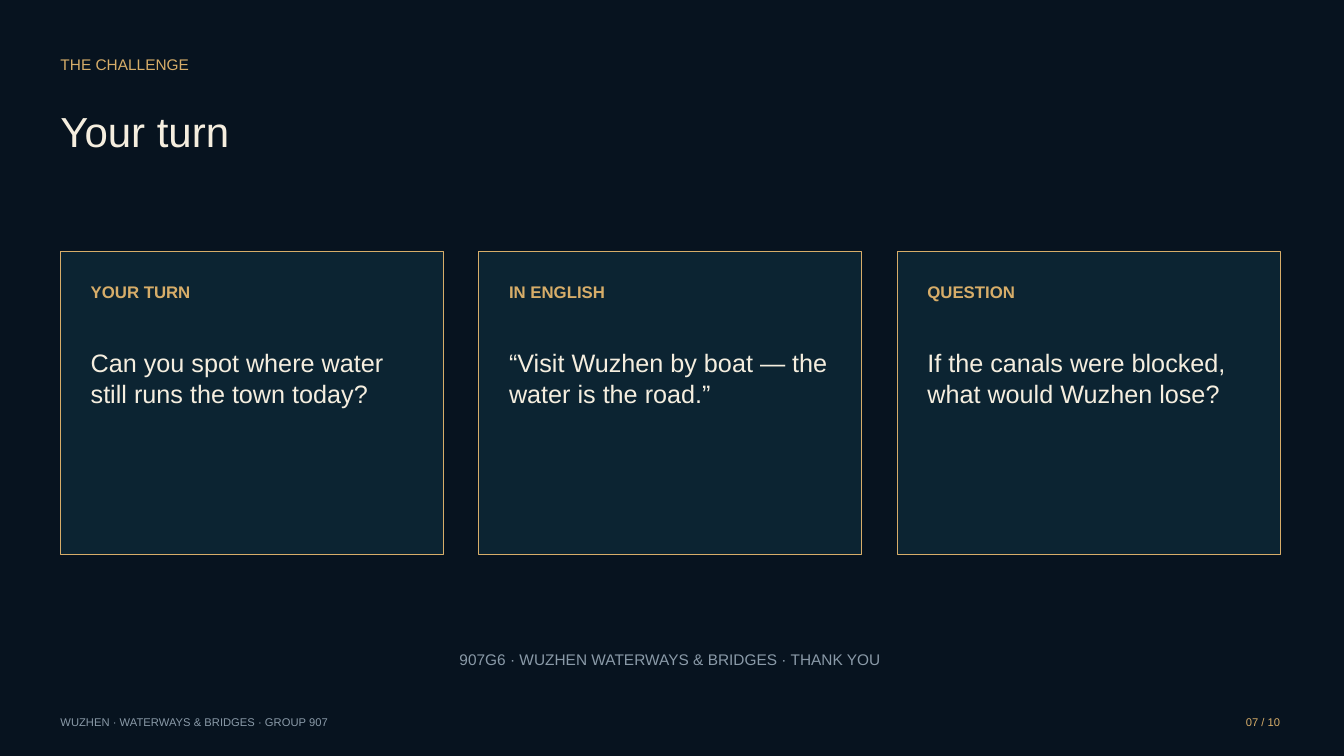
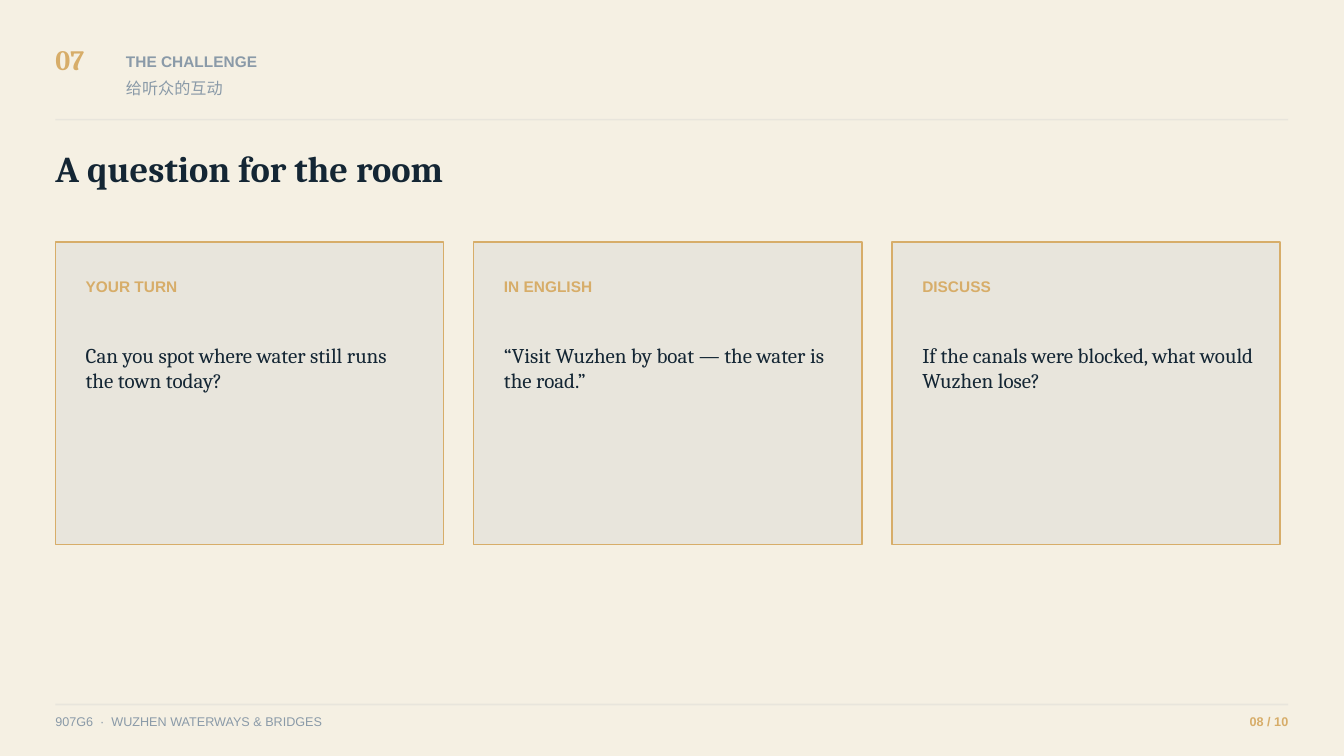
Before and after one commit to zhuaisha/wuzhen-waterways, a slide deck: slide 8 of public/assets/wuzhen_waterways_presentation.pptx (slide 7 before the commit). Drawn at 1344x756 pixels with LibreOffice and Linux fonts; fonts in the diff are those of the drawing. Boxes give left, top, right and bottom in pixels: in the first picture for what was removed or moved away, otherwise in the second. Text is boxed around its words. In the diff, an @@ line names an element or a change of style, - is before the commit and + after.

```diff
--- a/public/assets/wuzhen_waterways_presentation.pptx
+++ b/public/assets/wuzhen_waterways_presentation.pptx
@@ background #07131F to #F5F0E3 @@
@@ text added at <box>55,51,84,70</box>, 20 pt, text #D7AD69, bold @@
+07
@@ text "THE CHALLENGE": place and size @@
-text "THE CHALLENGE" at <box>60,59,189,70</box>
+text "THE CHALLENGE" at <box>126,56,257,67</box>
@@ text "THE CHALLENGE" at <box>126,56,257,67</box>: text colour #D7AD69 to #8A9AA8, bold on; more space between paragraphs @@
@@ text added at <box>126,80,223,95</box>, 11.5 pt, text #8A9AA8 @@
+给听众的互动
@@ rectangle added at <box>55,119,1289,121</box>, fill #E8E5DC @@
@@ text removed at <box>60,118,229,148</box> @@
-Your turn
@@ text added at <box>55,156,443,190</box>, 26 pt, text #142634, bold @@
+A question for the room
@@ rectangle: place and size @@
-rectangle at <box>60,252,444,555</box>
+rectangle at <box>55,242,444,544</box>
@@ rectangle: place and size @@
-rectangle at <box>479,252,862,555</box>
+rectangle at <box>474,242,862,544</box>
@@ fill #0C2432 to #E8E5DC; outline #D7AD69 0.75 pt to #D7AD69 1 pt in 3 elements at <box>55,242,444,544</box>, <box>474,242,862,544</box>, <box>892,242,1280,544</box> @@
@@ rectangle: place and size @@
-rectangle at <box>897,252,1280,555</box>
+rectangle at <box>892,242,1280,544</box>
@@ text "YOUR TURN" at <box>86,281,177,292</box>: size 12 to 11 pt; more space between paragraphs @@
@@ text "IN ENGLISH" at <box>504,281,593,292</box>: size 12 to 11 pt; more space between paragraphs @@
@@ text at <box>922,281,991,292</box>: text changed; size 12 to 11 pt @@
-QUESTION
+DISCUSS
@@ size 18 to 15 pt, font Arial to Cambria, text colour #F5EEDF to #142634; less space between paragraphs in 3 elements at <box>86,348,387,393</box>, <box>504,348,824,388</box>, <box>922,348,1253,388</box> @@
@@ text removed at <box>459,654,880,665</box> @@
-907G6 · WUZHEN WATERWAYS & BRIDGES · THANK YOU
@@ text at <box>55,717,322,726</box>: text changed; size 8 to 9 pt @@
-WUZHEN · WATERWAYS & BRIDGES · GROUP 907
+907G6 · WUZHEN WATERWAYS & BRIDGES
@@ rectangle added at <box>55,704,1289,706</box>, fill #E8E5DC @@
@@ text at <box>1250,717,1288,726</box>: text changed; size 8 to 9 pt; bold on @@
-07 / 10
+08 / 10
```
Also in this commit, not shown: 6 other slides changed, 3 slides added, 3 slides removed, 3 other files.
